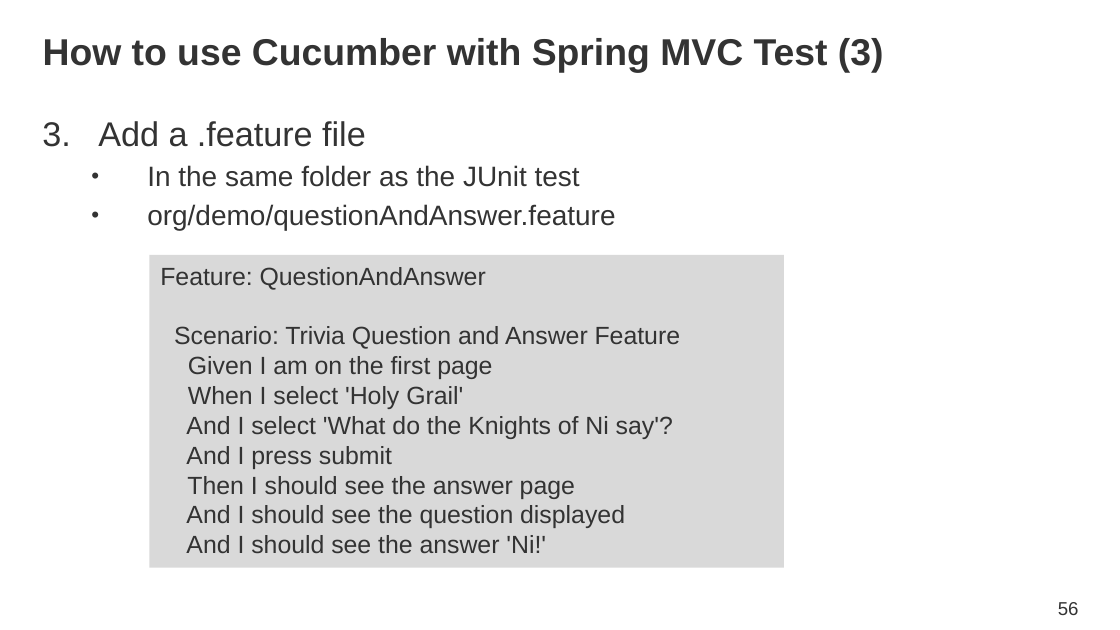
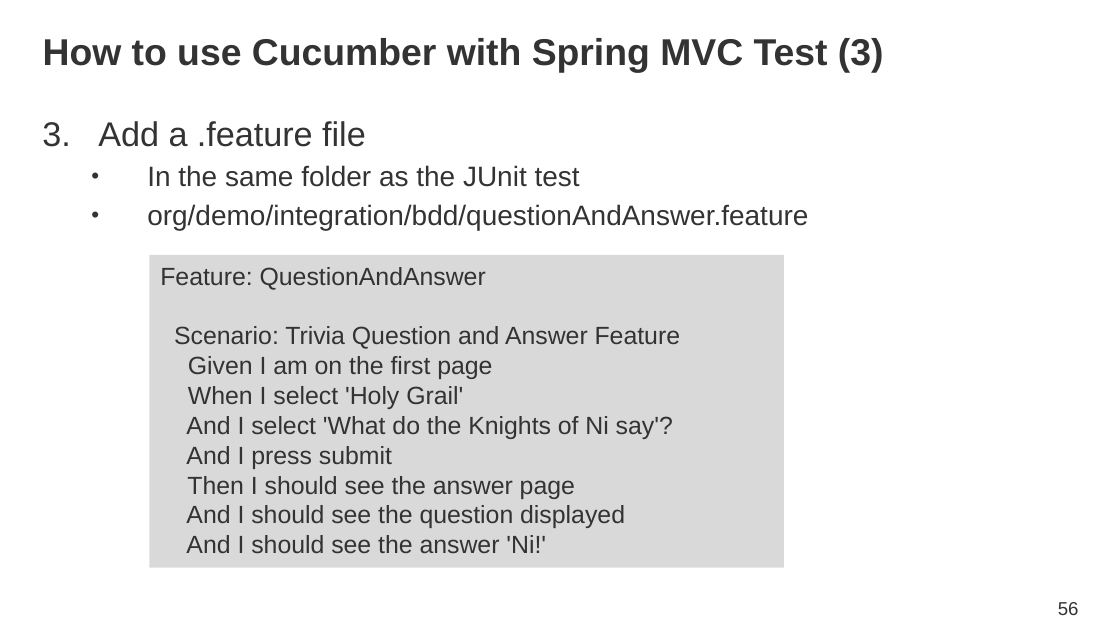
Before and after one commit to SpringOne2GX-2014/monty-python-trivia, a slide deck: slide 56 of SpringOne2GX_2014_HolyIntegrationTest.pptx. Drawn at 1120x630 pixels with LibreOffice and Linux fonts; fonts in the diff are those of the drawing; background and template pictures are left out. Boxes give left, top, right and bottom in pixels: in the first picture for what was removed or moved away, otherwise in the second. Text is boxed around its words. In the diff, an @@ line names an element or a change of style, - is before the commit and + after.

Commit message:
minor formatting.  Fixed package names on cucumber slides

```diff
--- a/SpringOne2GX_2014_HolyIntegrationTest.pptx
+++ b/SpringOne2GX_2014_HolyIntegrationTest.pptx
@@ text at box(147, 204, 808, 231): text changed @@
-  • org/demo/questionAndAnswer.feature
+  • org/demo/integration/bdd/questionAndAnswer.feature
```
Also in this commit, not shown: 2 other slides changed, 1 other file.
